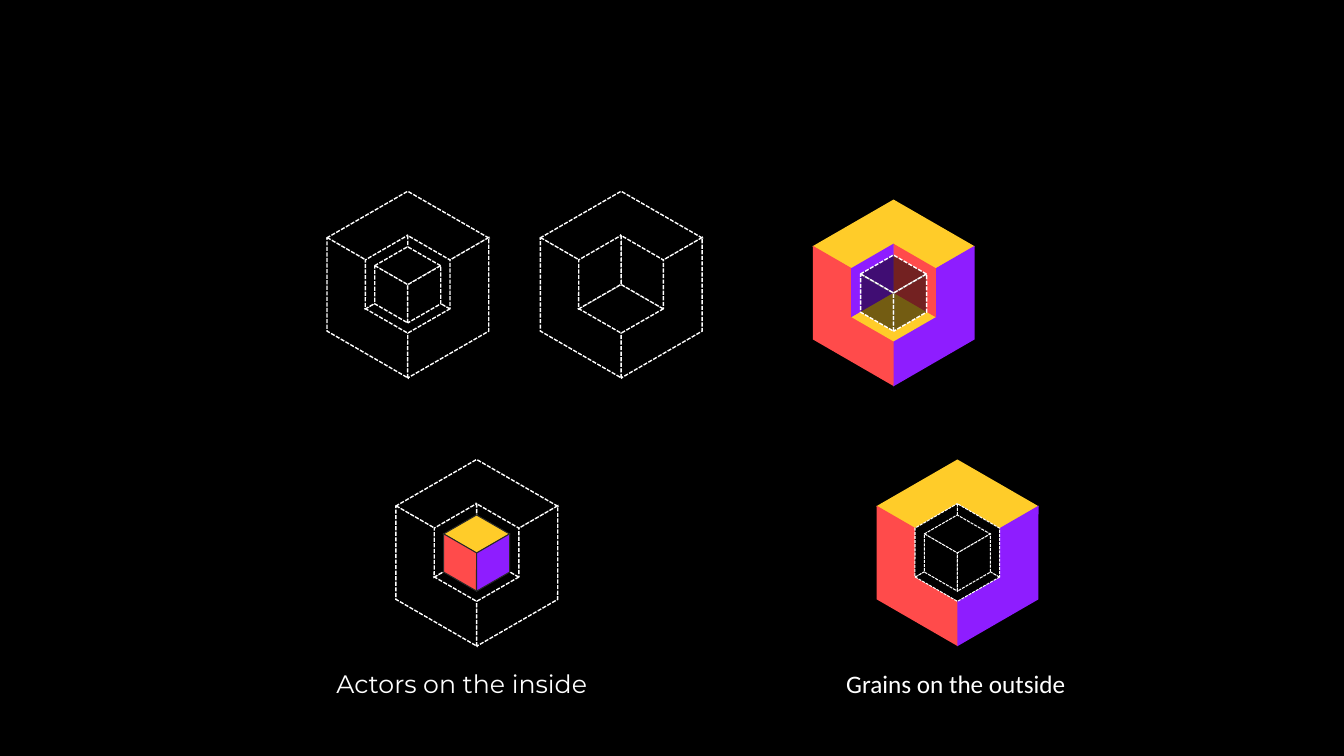
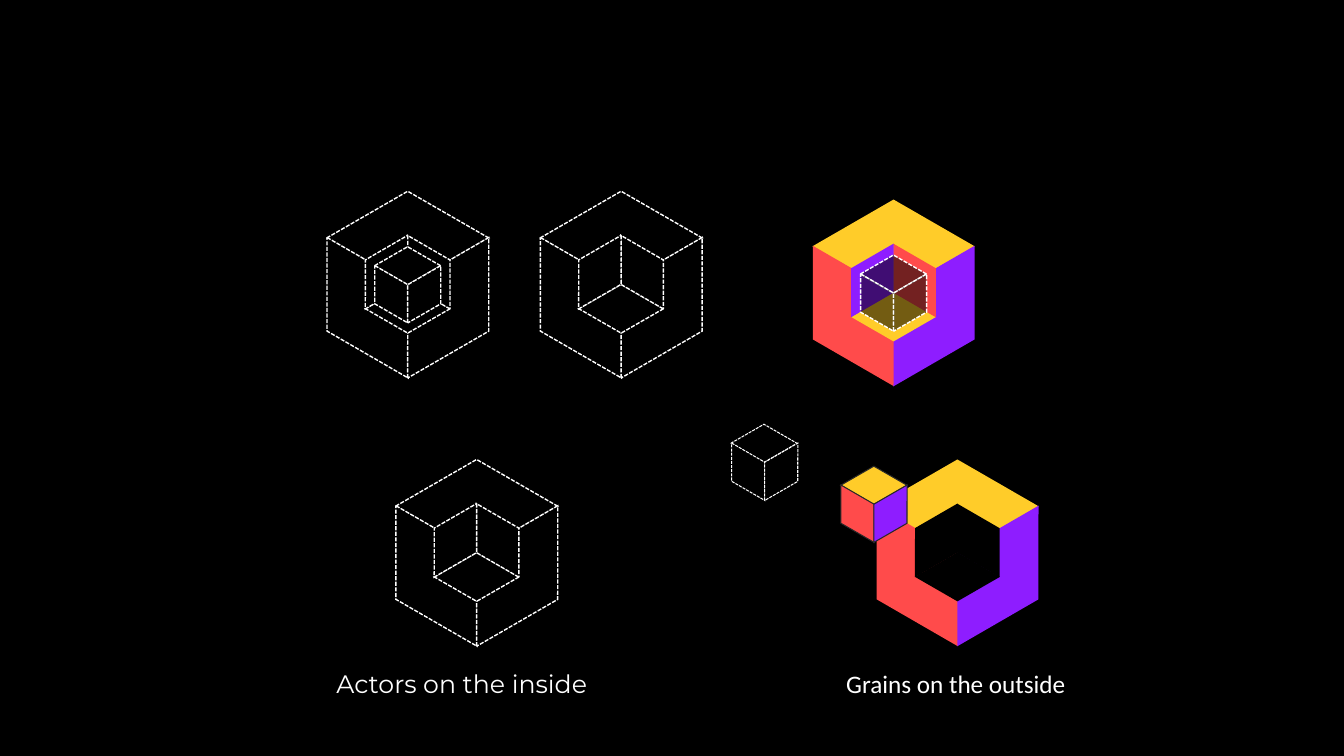
Before and after one commit to rogeralsing/Presentations, a slide deck: slide 5 of Media/proto.pptx. Drawn at 1344x756 pixels with LibreOffice and Linux fonts; fonts in the diff are those of the drawing. Boxes give left, top, right and bottom in pixels: in the first picture for what was removed or moved away, otherwise in the second. Text is boxed around its words. In the diff, an @@ line names an element or a change of style, - is before the commit and + after.

```diff
--- a/Media/proto.pptx
+++ b/Media/proto.pptx
@@ diamond at [715,433,781,510]: rotation 300 to 60 degrees @@
@@ diamond: place and size @@
-diamond at [925,515,991,554]
+diamond at [731,424,798,463]
@@ diamond added at [748,433,815,510], fill #000000, outline #FFFFFF 0.75 pt dashed @@
@@ diamond: place and size @@
-diamond at [428,524,494,601]
+diamond at [825,476,891,553]
@@ diamond: place and size @@
-diamond at [444,515,510,554]
+diamond at [841,466,907,504]
@@ diamond at [858,476,925,553]: fill #000000 to #8E1DFF; outline #FFFFFF 0.75 pt dashed to #282828 0.75 pt; rotation 60 to 300 degrees @@
@@ outline #FFFFFF 0.75 pt dashed to none in 3 elements at [915,553,1000,602], [936,492,1022,590], [894,492,979,590] @@
@@ diamond removed at [460,524,526,601] @@
```
Also in this commit, not shown: 2 other slides changed, 5 slides added, 1 slide removed, 7 other files.
